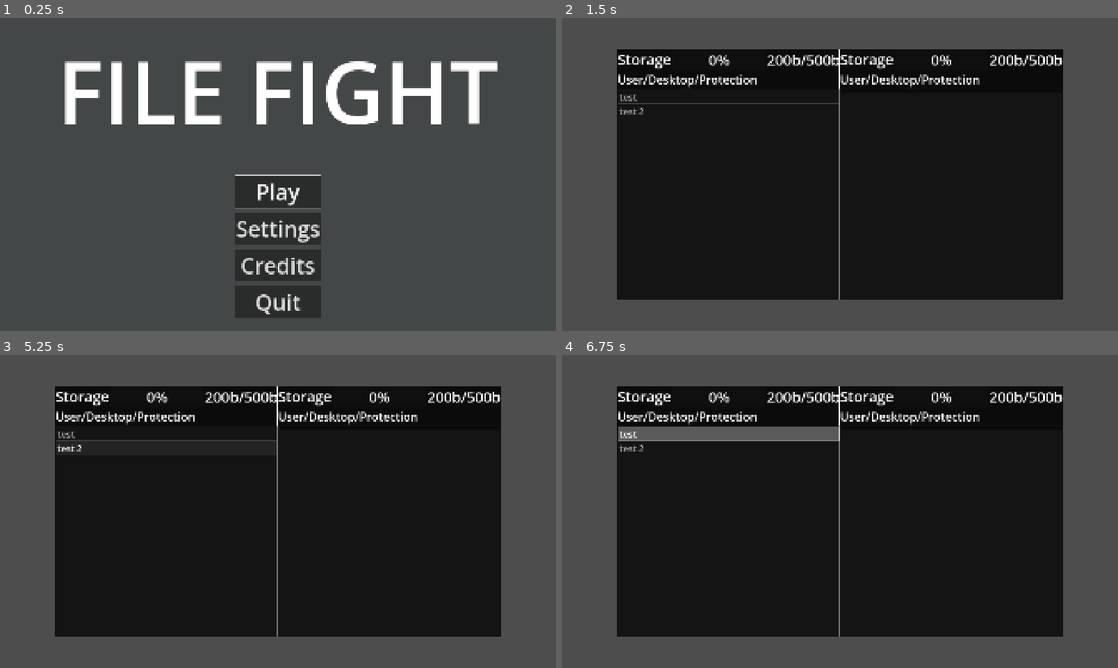
Above: before the commit, frames 1-4 (two rows, left to right).
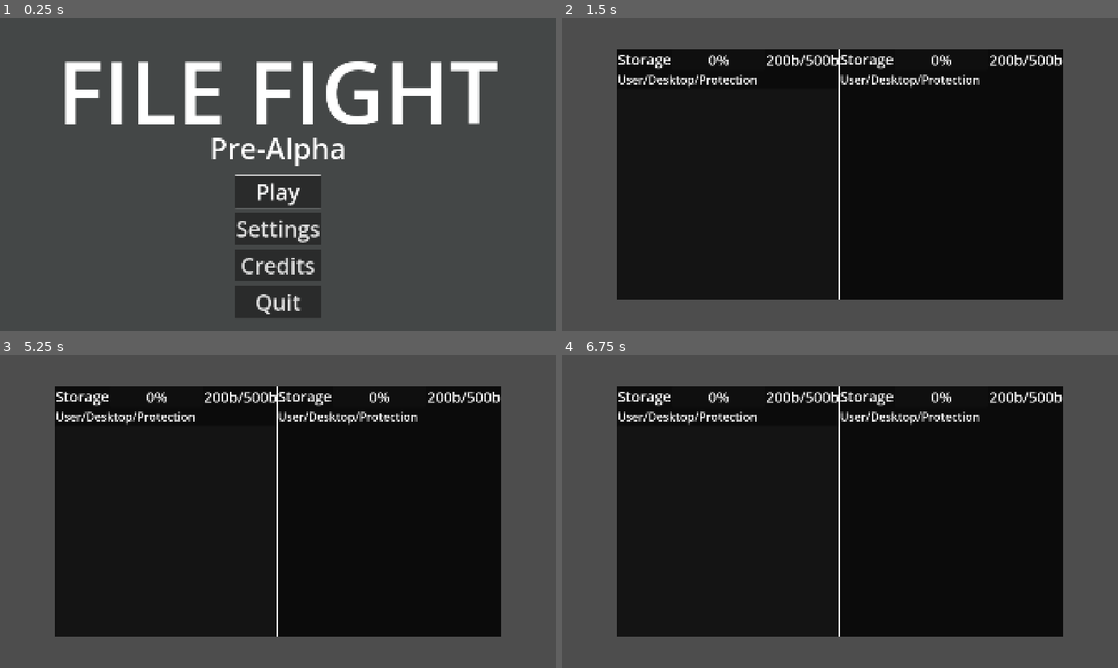
Above: after the commit, the same moments.

Repository: brandon7o/File-Fight-Game
Game: Godot game, scene res://Nodes/menu.tscn
Same seed, same stepped clock (60 frames per second), same inputs: the game is played once before the commit and once after it.
Inputs (mouse positions are in pixels of both pictures, inside the frame that each line leads up to):
- Up to frame 1 (0.25 s): no input
- Up to frame 2 (1.5 s): click "Play" at 0.5 s; tap Enter at 1.25 s; move the mouse to (962, 158) at 1.27 s; click (962, 158) at 1.42 s
- Up to frame 3 (5.25 s): tap Space at 2, 3.5, 5 s; drag from (166, 527) to (250, 574) at 2.02 s; tap Enter at 2.75, 4.25 s; move the mouse to (333, 442) at 2.77 s; click (333, 442) at 2.92 s; drag from (250, 574) to (111, 464) at 3.52 s; move the mouse to (444, 558) at 4.27 s; click (444, 558) at 4.42 s; drag from (111, 464) to (194, 433) at 5.02 s
- Up to frame 4 (6.75 s): move the mouse to (867, 511) at 5.77 s; click (867, 511) at 5.92 s; drag from (756, 433) to (728, 527) at 6.52 s

The runs differ from the first frame. In frame 1, 0.7% of the frame differs, in the area x 38-62%, y 38-48%; in frame 2, 0.8%; in frame 3, 0.8%; in frame 4, 2.4%, in the area x 10-50%, y 11-90%.

Commit message:
4/15/26 1:43am update

Diff:
--- a/Nodes/explorerFight.tscn
+++ b/Nodes/explorerFight.tscn
@@ -2,6 +2,7 @@
 
 [ext_resource type="Script" uid="uid://dd6iwvpgmqyjq" path="res://Scripts/explorer_fight.gd" id="1_j1ors"]
 [ext_resource type="Script" uid="uid://p4g0wnaktmel" path="res://Scripts/storage_bar.gd" id="1_sjtav"]
+[ext_resource type="Script" uid="uid://cfdvboxd8o21x" path="res://Scripts/player.gd" id="3_ffda3"]
 
 [sub_resource type="Theme" id="Theme_e01y5"]
 
@@ -26,7 +27,7 @@
 [node name="PlayerEnvironment" type="Node2D" parent="VSeparator" unique_id=255415764]
 
 [node name="VBoxContainer" type="VBoxContainer" parent="VSeparator/PlayerEnvironment" unique_id=357026889]
-offset_right = 768.0
+offset_right = 765.0
 offset_bottom = 864.0
 
 [node name="Storage" type="HBoxContainer" parent="VSeparator/PlayerEnvironment/VBoxContainer" unique_id=1717919473]
@@ -57,17 +58,30 @@
 theme_override_font_sizes/font_size = 40
 text = "User/Desktop/Protection"
 
-[node name="ItemList" type="ItemList" parent="VSeparator/PlayerEnvironment/VBoxContainer" unique_id=1700612986]
-layout_mode = 2
+[node name="FolderFileSpace" type="Node2D" parent="VSeparator/PlayerEnvironment/VBoxContainer" unique_id=2005309493]
+position = Vector2(0, 136)
+
+[node name="ItemList" type="ItemList" parent="VSeparator/PlayerEnvironment/VBoxContainer/FolderFileSpace" unique_id=1700612986]
+offset_right = 765.0
+offset_bottom = 728.0
 size_flags_vertical = 3
 theme_override_font_sizes/font_size = 32
 select_mode = 1
 allow_reselect = true
 allow_rmb_select = true
-item_count = 2
+item_count = 1
 same_column_width = true
-item_0/text = "test"
-item_1/text = "test 2"
+
+[node name="PopupMenu" type="PopupMenu" parent="VSeparator/PlayerEnvironment/VBoxContainer/FolderFileSpace" unique_id=1960534115]
+oversampling_override = 1.0
+size = Vector2i(40, 8)
+allow_search = false
+
+[node name="AddPopup" type="PopupMenu" parent="VSeparator/PlayerEnvironment/VBoxContainer/FolderFileSpace/PopupMenu" unique_id=76243288]
+allow_search = false
+
+[node name="Player" type="Node2D" parent="VSeparator/PlayerEnvironment" unique_id=1879066261]
+script = ExtResource("3_ffda3")
 
 [node name="EnemyEnvironment" type="Node2D" parent="VSeparator" unique_id=1692152966]
 position = Vector2(768, 0)
@@ -104,16 +118,6 @@
 theme_override_font_sizes/font_size = 40
 text = "User/Desktop/Protection"
 
-[node name="Tree" type="Tree" parent="VSeparator/EnemyEnvironment/VBoxContainer" unique_id=1721037684]
-layout_mode = 2
-size_flags_vertical = 3
-columns = 4
-column_titles_visible = true
-allow_reselect = true
-allow_rmb_select = true
-allow_search = false
-select_mode = 1
-
 [node name="ColorRect" type="ColorRect" parent="." unique_id=1097858996]
 z_index = -50
 z_as_relative = false
@@ -124,19 +128,12 @@
 mouse_filter = 2
 color = Color(0.043039158, 0.04303915, 0.04303915, 1)
 
-[node name="PopupMenu" type="PopupMenu" parent="." unique_id=1960534115]
-oversampling_override = 1.0
-size = Vector2i(121, 89)
-item_count = 3
-item_0/text = "Add"
-item_0/id = 0
-item_1/text = "Delete"
-item_1/id = 1
-item_2/text = "Properties"
-item_2/id = 2
-
 [connection signal="value_changed" from="VSeparator/PlayerEnvironment/VBoxContainer/Storage/PlayerStorageBar" to="VSeparator/PlayerEnvironment/VBoxContainer/Storage/PlayerStorageBar" method="_on_value_changed"]
-[connection signal="empty_clicked" from="VSeparator/PlayerEnvironment/VBoxContainer/ItemList" to="." method="_on_item_list_empty_clicked"]
-[connection signal="item_activated" from="VSeparator/PlayerEnvironment/VBoxContainer/ItemList" to="." method="_on_item_list_item_activated"]
-[connection signal="item_clicked" from="VSeparator/PlayerEnvironment/VBoxContainer/ItemList" to="." method="_on_item_list_item_clicked"]
+[connection signal="empty_clicked" from="VSeparator/PlayerEnvironment/VBoxContainer/FolderFileSpace/ItemList" to="." method="_on_item_list_empty_clicked"]
+[connection signal="item_activated" from="VSeparator/PlayerEnvironment/VBoxContainer/FolderFileSpace/ItemList" to="." method="_on_item_list_item_activated"]
+[connection signal="item_clicked" from="VSeparator/PlayerEnvironment/VBoxContainer/FolderFileSpace/ItemList" to="." method="_on_item_list_item_clicked"]
+[connection signal="multi_selected" from="VSeparator/PlayerEnvironment/VBoxContainer/FolderFileSpace/ItemList" to="." method="_on_item_list_multi_selected"]
+[connection signal="id_pressed" from="VSeparator/PlayerEnvironment/VBoxContainer/FolderFileSpace/PopupMenu" to="." method="_on_popup_menu_id_pressed"]
+[connection signal="about_to_popup" from="VSeparator/PlayerEnvironment/VBoxContainer/FolderFileSpace/PopupMenu/AddPopup" to="." method="_on_add_popup_about_to_popup"]
+[connection signal="index_pressed" from="VSeparator/PlayerEnvironment/VBoxContainer/FolderFileSpace/PopupMenu/AddPopup" to="." method="_on_add_popup_index_pressed"]
 [connection signal="value_changed" from="VSeparator/EnemyEnvironment/VBoxContainer/Storage/PlayerStorageBar" to="VSeparator/EnemyEnvironment/VBoxContainer/Storage/PlayerStorageBar" method="_on_value_changed"]
--- a/Nodes/menu.tscn
+++ b/Nodes/menu.tscn
@@ -12,6 +12,15 @@
 offset_bottom = 500.0
 theme_override_font_sizes/font_size = 300
 text = "FILE FIGHT"
+horizontal_alignment = 1
+vertical_alignment = 1
+
+[node name="Version" type="Label" parent="." unique_id=1172858668]
+offset_top = 200.0
+offset_right = 1920.0
+offset_bottom = 700.0
+theme_override_font_sizes/font_size = 100
+text = "Pre-Alpha"
 horizontal_alignment = 1
 vertical_alignment = 1
 
@@ -63,6 +72,7 @@
 [node name="Fullscreen" type="CheckBox" parent="CenterContainer/SettingsMenu" unique_id=1175170494]
 layout_mode = 2
 theme_override_font_sizes/font_size = 75
+button_pressed = true
 text = "Fullscreen
 "
 
@@ -123,8 +133,9 @@
 [node name="Label" type="Label" parent="CenterContainer/CreditsMenu" unique_id=1810584752]
 custom_minimum_size = Vector2(1000, 0)
 layout_mode = 2
-theme_override_font_sizes/font_size = 120
-text = "Here are the credits"
+theme_override_font_sizes/font_size = 75
+text = "Game made by: Brandono
+Engine used: Godot"
 horizontal_alignment = 1
 autowrap_mode = 2
 
--- /dev/null
+++ b/Scripts/add_popup.gd
@@ -0,0 +1,11 @@
+extends PopupMenu
+
+
+# Called when the node enters the scene tree for the first time.
+func _ready():
+	pass # Replace with function body.
+
+
+# Called every frame. 'delta' is the elapsed time since the previous frame.
+func _process(delta):
+	pass
--- a/Scripts/explorer_fight.gd
+++ b/Scripts/explorer_fight.gd
@@ -1,11 +1,34 @@
 extends Node2D
 
-var doubleClickTimer = Timer.new()
+#var doubleClickTimer = Timer.new()
+@onready var player = $VSeparator/PlayerEnvironment/Player
+@onready var folderID = 1
+@onready var fileID = 0
+@onready var addID = 0
+@onready var deleteID = 1
+@onready var propertiesID = 2
+@onready var fileTexture
+@onready var folderTexture
+@onready var popupMenuPlayer = $VSeparator/PlayerEnvironment/VBoxContainer/FolderFileSpace/PopupMenu
+@onready var AddPopup = $VSeparator/PlayerEnvironment/VBoxContainer/FolderFileSpace/PopupMenu/AddPopup
+#TODO make function so that we know which "folder" we are currently in at all times
+@onready var mainPlayerFolder = $VSeparator/PlayerEnvironment/VBoxContainer/FolderFileSpace/ItemList
+@onready var mainPlayerSpace = $VSeparator/PlayerEnvironment/VBoxContainer/FolderFileSpace
+@onready var currentFolder
 
-
+#START HERE
+#Add a way to sort the files/folders whenever one is added
+#Add a way to drag files into folders
+#Add a function to make the variable "currentFolder" know and recognise the current folder,
+#replacing most variables of mainPlayerFolder/Space with this variable or close relatives
+#Add a back button functionality that goes back one folder and is unselectable in mainPlayerFolder
+#Add a way to differentiate from items in itemlist (this will be done by adding a lot of empty
+#texture2D's with the correct file ID, giving them correct ID varibles as seen in the ready function
 
 # Called when the node enters the scene tree for the first time.
 func _ready():
+	fileTexture = preload("res://Textures/IDs/fileTexture.tres")
+	folderTexture = preload("res://Textures/IDs/folderTexture.tres")
 	pass
 
 
@@ -18,23 +41,45 @@
 
 #ITEMLIST TESTING------------------------------------------------------------------------------------------
 
-#gets popup context menu
+#Function on when player clicks on the empty space in the ItemList
+#TODO Differentiate from main folder to other folders
 func _on_item_list_empty_clicked(at_position: Vector2, mouse_button_index: int) -> void:
 	if mouse_button_index == MOUSE_BUTTON_RIGHT:
-		#Sets the popup menu to the mouse position and makes it visible, also deselects the current item
-		$PopupMenu.position = get_global_mouse_position()#(at_position + Vector2(192,244))
-		$PopupMenu.visible = true
-		$VSeparator/PlayerEnvironment/VBoxContainer/ItemList.deselect_all()
+		#Sets the popup menu, moves it to the mouse position, and makes it visible. Also deselects the current item(s)
+		popupMenuPlayer.clear()
+		popupMenuPlayer.add_submenu_node_item("Add", AddPopup, addID)
+		popupMenuPlayer.add_item("Properties", propertiesID)
+		popupMenuPlayer.position = get_global_mouse_position()
+		popupMenuPlayer.reset_size()
+		popupMenuPlayer.visible = true
+		mainPlayerFolder.deselect_all()
 	if mouse_button_index == MOUSE_BUTTON_LEFT:
-		#Deselect current item
-		$VSeparator/PlayerEnvironment/VBoxContainer/ItemList.deselect_all()
+		#Deselect current item(s)
+		mainPlayerFolder.deselect_all()
+		pass
 
-
+#Function on when the player clicks some item
+#TODO Differentiate from main folder to other folders
 func _on_item_list_item_clicked(index, at_position, mouse_button_index):
 	if mouse_button_index == MOUSE_BUTTON_RIGHT:
-		#Sets the popup menu to the mouse position and makes it visible
-		$PopupMenu.position = get_global_mouse_position()#(at_position + Vector2(192,244))
-		$PopupMenu.visible = true
+		if mainPlayerFolder.get_item_icon(index) == fileTexture:
+			#Sets the popup menu, moves it to the mouse position, and makes it visible
+			popupMenuPlayer.clear()
+			popupMenuPlayer.add_item("Delete", deleteID)
+			popupMenuPlayer.add_item("Properties", propertiesID)
+			popupMenuPlayer.position = get_global_mouse_position()
+			popupMenuPlayer.reset_size()
+			popupMenuPlayer.visible = true
+			mainPlayerFolder.deselect_all()
+			mainPlayerFolder.select(index)
+		else:
+			popupMenuPlayer.clear()
+			popupMenuPlayer.add_item("Properties", propertiesID)
+			popupMenuPlayer.position = get_global_mouse_position()
+			popupMenuPlayer.reset_size()
+			popupMenuPlayer.visible = true
+			mainPlayerFolder.deselect_all()
+			mainPlayerFolder.select(index)
 	if mouse_button_index == MOUSE_BUTTON_LEFT:
 		pass
 
@@ -46,4 +91,70 @@
 #Each folder is it's own ItemList, with files being it's items.
 #PLAN-----------------------------------------------------------------------------------------------------
 func _on_item_list_item_activated(index):
+	var fold
+	#TODO replace with current folder
+	if mainPlayerFolder.get_item_icon(index) == folderTexture:
+		for nodes in mainPlayerSpace.get_children():
+			if nodes.name == mainPlayerFolder.get_item_text(index):
+				mainPlayerFolder.visible = false
+				var testFold = get_node(get_path_to(nodes))
+				testFold.visible = true
+				testFold.add_item("testing", fileTexture)
+				break
+
 	pass
+
+#TODO replace with adjustable one
+func _on_popup_menu_id_pressed(id):
+	var fold = mainPlayerFolder
+	#Currently adds just a "file" named testing
+	#TODO: Add popup menu to allow for adding a file (from list of files you have) or folder
+	#if id == addID:
+		#fold.add_item("testing")
+	if id == deleteID:
+		for ind in fold.get_selected_items():
+			fold.remove_item(ind)
+	#TODO complete properties code
+	elif  id == propertiesID:
+		pass
+	pass
+
+
+func _on_item_list_multi_selected(index, selected):
+	pass
+
+#When the add popup is about to show
+func _on_add_popup_about_to_popup():
+	AddPopup.clear()
+	var addPopup = AddPopup
+	if player.foldersAllowed:
+		addPopup.add_item("Folder", folderID)
+	for str in player.filesArray:
+		addPopup.add_item(str, fileID)
+
+#When the add popup is about to add a file/folder
+func _on_add_popup_index_pressed(index):
+	var addPopup = AddPopup
+	#If folder, add folder
+	#TODO Differentiate from main folder to other folders
+	if addPopup.get_item_id(index) == folderID:
+		mainPlayerFolder.add_item("Folder", folderTexture)
+		#mainPlayerSpace.add_child(ItemList.new())
+		var newFolder = mainPlayerSpace.get_child(mainPlayerFolder.get_index()).duplicate()
+		mainPlayerSpace.add_child(newFolder)
+		#mainPlayerSpace.get_child(mainPlayerFolder).duplicate()
+		#TODO in the rename function, make sure to change the name of the correct itemlist
+		#mainPlayerSpace.get_child(mainPlayerFolder.get_child_count()-1).visible = false
+		#mainPlayerSpace.get_child(mainPlayerFolder.get_child_count()-1).name = "Folder"
+		#mainPlayerSpace.get_child(mainPlayerFolder.get_child_count()-1).size = mainPlayerFolder.size
+		newFolder.visible = false
+		newFolder.name = "Folder"
+		newFolder.clear()
+		#mainPlayerSpace.get_node(get_path_to(get_child(mainPlayerFolder.get_child_count()-1)))
+		pass
+	#Adds file of correct name to directory
+	#TODO Differentiate from main folder to other folders
+	if addPopup.get_item_id(index) == fileID:
+		mainPlayerFolder.add_item(addPopup.get_item_text(index), fileTexture)
+		pass
+	pass # Replace with function body.
--- a/Scripts/player.gd
+++ b/Scripts/player.gd
@@ -1,13 +1,23 @@
 extends Node2D
 
 #Player stats
-var hp = 100
-var storage = 500
-var bandwidth = 0
+@onready var hp = 100
+@onready var storage = 500
+@onready var bandwidth = 0
+@onready var turns = 1
+@onready var actionsPerTurn = 1
+@onready var foldersAllowed = true
+@onready var filesArray = [] as Array[String]
 
 
 # Called when the node enters the scene tree for the first time.
 func _ready() -> void:
+	filesArray.append("Damage File")
+	filesArray.append("Heal File")
+	filesArray.append("Damage Boost File")
+	filesArray.append("Block File")
+	filesArray.append("Slow File")
+	filesArray.append("Dummy File")
 	pass # Replace with function body.
 
 
--- /dev/null
+++ b/Textures/IDs/fileTexture.tres
@@ -0,0 +1,3 @@
+[gd_resource type="CompressedTexture2D" format=3 uid="uid://beaiox6gfc7od"]
+
+[resource]
--- /dev/null
+++ b/Textures/IDs/folderTexture.tres
@@ -0,0 +1,3 @@
+[gd_resource type="CompressedTexture2D" format=3 uid="uid://c160sqhmpykln"]
+
+[resource]
--- a/project.godot
+++ b/project.godot
@@ -23,5 +23,5 @@
 
 window/size/viewport_width=1920
 window/size/viewport_height=1080
-window/size/mode=3
+window/size/mode=4
 window/stretch/mode="canvas_items"
Not shown, added: Scripts/add_popup.gd.uid
